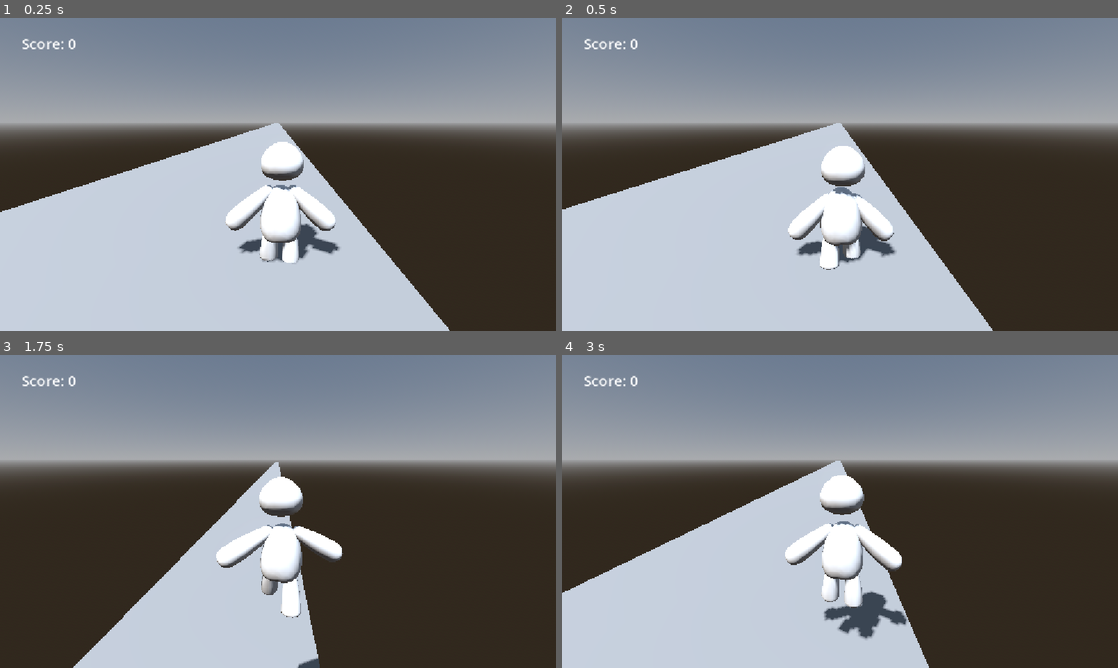
Above: before the commit, frames 1-4 (two rows, left to right).
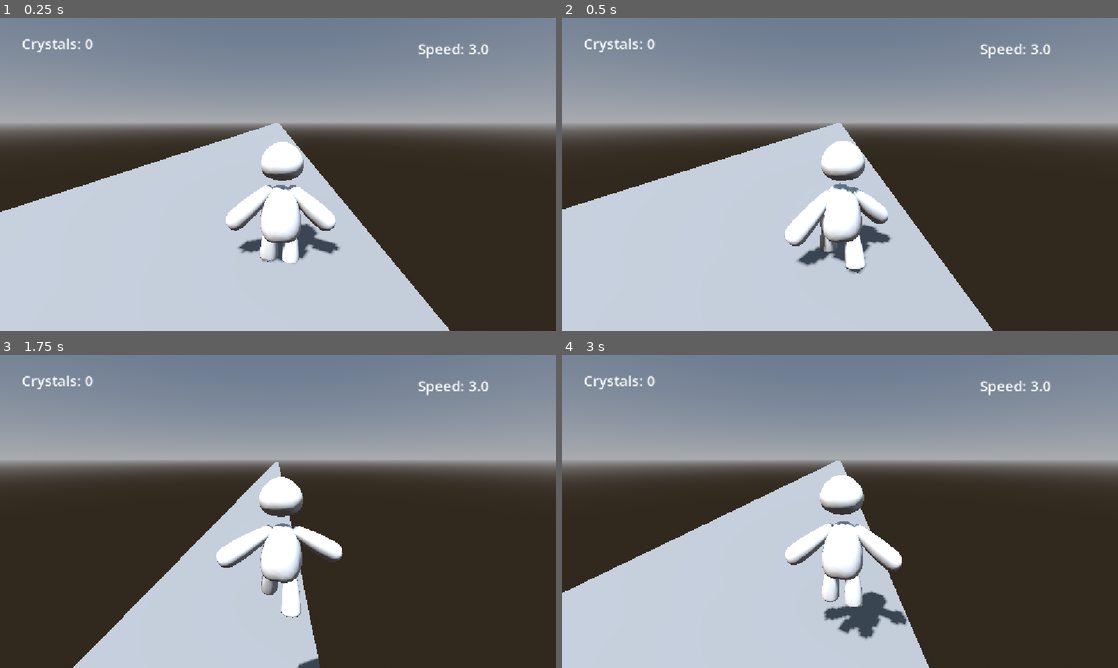
Above: after the commit, the same moments.

Repository: TheAbdullahSaleem/Runner
Game: Godot game, scene res://Scenes/Main.tscn
Same seed, same stepped clock (60 frames per second), same inputs: the game is played once before the commit and once after it.
Inputs (mouse positions are in pixels of both pictures, inside the frame that each line leads up to):
- Up to frame 1 (0.25 s): no input
- Up to frame 2 (0.5 s): no input
- Up to frame 3 (1.75 s): tap Enter at 0.5 s; move the mouse to (400, 495) at 0.52 s; hold Right (right) 0.53-1.28 s; tap Space (jump) at 0.6, 0.77, 1.07, 1.52, 1.55 s; click (400, 495) at 0.67 s; move the mouse to (166, 527) at 1.27 s; hold Down from 1.28 s (still down); tap Alt at 1.35 s
- Up to frame 4 (3 s): tap Space (jump) at 1.82, 2.3, 2.85 s; move the mouse to (895, 442) at 2.02 s; release Down at 2.03 s; hold Right (right) 2.03-2.78 s; tap Shift at 2.1 s; move the mouse to (812, 574) at 2.77 s; hold Up from 2.78 s (still down); click (812, 574) at 2.92 s

The runs differ from the first frame. In frame 1, 0.4% of the frame differs, in the area x 4-88%, y 6-77%; in frame 2, 3.1%, in the area x 4-88%, y 6-82%; in frame 3, 0.4%; in frame 4, 0.4%.

Commit message:
Made the speed powerup sync with animtions and it also shows the speed of player and also made the player faster

Diff:
--- a/Scenes/Main.tscn
+++ b/Scenes/Main.tscn
@@ -2,7 +2,7 @@
 
 [ext_resource type="PackedScene" uid="uid://be8qbmt0fe144" path="res://Scenes/Player.tscn" id="1_r150o"]
 [ext_resource type="Script" uid="uid://cynea2ebogkdg" path="res://Scripts/main.gd" id="1_rgh2o"]
-[ext_resource type="PackedScene" uid="uid://ba4mkhe2f7lma" path="res://Scenes/Score.tscn" id="2_idj7w"]
+[ext_resource type="PackedScene" uid="uid://ba4mkhe2f7lma" path="res://Scenes/ui.tscn" id="2_idj7w"]
 
 [sub_resource type="ProceduralSkyMaterial" id="ProceduralSkyMaterial_rgh2o"]
 sky_horizon_color = Color(0.66224277, 0.6717428, 0.6867428, 1)
--- a/Scenes/Player.tscn
+++ b/Scenes/Player.tscn
@@ -353,6 +353,8 @@
 [sub_resource type="AnimationNodeAnimation" id="AnimationNodeAnimation_miouo"]
 animation = &"falling"
 
+[sub_resource type="AnimationNodeTimeScale" id="AnimationNodeTimeScale_nn08x"]
+
 [sub_resource type="AnimationNodeAnimation" id="AnimationNodeAnimation_1e7my"]
 animation = &"idle"
 
@@ -369,10 +371,11 @@
 [sub_resource type="AnimationNodeBlend2" id="AnimationNodeBlend2_1iu4k"]
 
 [sub_resource type="AnimationNodeBlendTree" id="AnimationNodeBlendTree_y1q5r"]
+graph_offset = Vector2(-751.7019, 210.24872)
 nodes/anim_idle/node = SubResource("AnimationNodeAnimation_1e7my")
 nodes/anim_idle/position = Vector2(-460, 100)
 nodes/anim_runing/node = SubResource("AnimationNodeAnimation_lslt6")
-nodes/anim_runing/position = Vector2(-480, 440)
+nodes/anim_runing/position = Vector2(-720, 380)
 nodes/run/node = SubResource("AnimationNodeBlend2_1iu4k")
 nodes/run/position = Vector2(-300, 200)
 nodes/anim_jump/node = SubResource("AnimationNodeAnimation_arntx")
@@ -383,7 +386,9 @@
 nodes/fall/position = Vector2(65.74059, 239.4085)
 nodes/Animation/node = SubResource("AnimationNodeAnimation_miouo")
 nodes/Animation/position = Vector2(39.917324, 518.29987)
-node_connections = [&"output", 0, &"fall", &"run", 0, &"anim_idle", &"run", 1, &"anim_runing", &"jump", 0, &"run", &"jump", 1, &"anim_jump", &"fall", 0, &"jump", &"fall", 1, &"Animation"]
+nodes/TimeScale/node = SubResource("AnimationNodeTimeScale_nn08x")
+nodes/TimeScale/position = Vector2(-560, 280)
+node_connections = [&"output", 0, &"fall", &"run", 0, &"anim_idle", &"run", 1, &"TimeScale", &"jump", 0, &"run", &"jump", 1, &"anim_jump", &"fall", 0, &"jump", &"fall", 1, &"Animation", &"TimeScale", 0, &"anim_runing"]
 
 [sub_resource type="CapsuleShape3D" id="CapsuleShape3D_nl1qf"]
 radius = 0.5361328
@@ -402,47 +407,47 @@
 bones/0/parent = -1
 bones/0/rest = Transform3D(1, 0, 0, 0, 1, 1.1473162e-09, 0, -1.1473162e-09, 1, 0, 0.6581671, -0.0038433746)
 bones/0/enabled = true
-bones/0/position = Vector3(-0.009858767, 0.70349437, -0.0038433746)
-bones/0/rotation = Quaternion(0.023863018, 0.07823836, -0.004935503, 0.9966368)
-bones/0/scale = Vector3(1, 0.99999994, 1)
+bones/0/position = Vector3(-0.007270337, 0.6581671, -0.0038433746)
+bones/0/rotation = Quaternion(0.027505226, -0.13176328, 0.04194728, 0.99001133)
+bones/0/scale = Vector3(1.0412254, 1.0412256, 1.0412256)
 bones/1/name = "spine.006"
 bones/1/parent = 0
 bones/1/rest = Transform3D(1, 0, 0, 0, 1, -2.2946325e-09, 0, 2.2946325e-09, 1, 0, 1.2290759, -1.2574066e-09)
 bones/1/enabled = true
-bones/1/position = Vector3(-0.00045030657, 1.3027629, -0.0035661156)
-bones/1/rotation = Quaternion(0.00044842524, -0.07337984, 0.003551238, 0.99729764)
+bones/1/position = Vector3(0.021340156, 1.2727181, -0.09582447)
+bones/1/rotation = Quaternion(0.1963583, 0.12767264, -0.057933845, 0.9704571)
 bones/1/scale = Vector3(1, 1, 1)
 bones/2/name = "upper_arm.L"
 bones/2/parent = 0
 bones/2/rest = Transform3D(0.016605081, 0.99985975, 0.002219428, -0.9910465, 0.016752746, -0.13246351, -0.13248213, 1.1021319e-08, 0.9911854, 0.18167722, 1.1173358, -1.5138086e-09)
 bones/2/enabled = true
-bones/2/position = Vector3(0.181059, 1.1322877, -0.00080704223)
-bones/2/rotation = Quaternion(0.06176735, -0.056812122, -0.95369905, 0.28881723)
+bones/2/position = Vector3(0.13542622, 1.2552308, -0.023133207)
+bones/2/rotation = Quaternion(0.04783887, 0.021539161, -0.8578731, 0.5111766)
 bones/2/scale = Vector3(1.0000001, 1, 1)
 bones/3/name = "upper_arm.R"
 bones/3/parent = 0
 bones/3/rest = Transform3D(0.016605081, -0.99985975, -0.002219428, 0.9910465, 0.016752746, -0.13246351, 0.13248213, 1.1021319e-08, 0.9911854, -0.18167722, 1.1173358, -1.5138086e-09)
 bones/3/enabled = true
-bones/3/position = Vector3(-0.18105902, 1.1322876, -0.00080702174)
-bones/3/rotation = Quaternion(0.102302894, -0.07379773, 0.9536389, 0.2732414)
+bones/3/position = Vector3(-0.13542622, 1.2552307, -0.023133209)
+bones/3/rotation = Quaternion(0.04759599, -0.021891195, 0.8548461, 0.5162302)
 bones/3/scale = Vector3(1.0000001, 1, 1)
 bones/4/name = "thigh.L"
 bones/4/parent = 0
 bones/4/rest = Transform3D(0.9999413, 0.009770354, -0.0046835593, 0.009770246, -0.9999523, -4.5759134e-05, -0.004683783, -3.07773e-09, -0.99998903, 0.23308901, 0.20372653, -2.2132225e-09)
 bones/4/enabled = true
-bones/4/position = Vector3(0.22044602, 0.14799444, 0.035744827)
-bones/4/rotation = Quaternion(0.99550736, 0.01199583, 0.0926663, 0.015301399)
+bones/4/position = Vector3(0.24596974, 0.3714514, -0.04169934)
+bones/4/rotation = Quaternion(0.9913989, 0.026155367, 0.10952742, 0.06669318)
 bones/4/scale = Vector3(1, 1, 1)
 bones/5/name = "thigh.R"
 bones/5/parent = 0
 bones/5/rest = Transform3D(0.9999413, -0.009770354, 0.0046835593, -0.009770246, -0.9999523, -4.5759134e-05, 0.004683783, -3.07773e-09, -0.99998903, -0.23308901, 0.20372653, -2.2132225e-09)
 bones/5/enabled = true
-bones/5/position = Vector3(-0.21668804, 0.13967049, -0.033914354)
-bones/5/rotation = Quaternion(0.9953841, -0.0013218794, 0.095006995, 0.013507276)
+bones/5/position = Vector3(-0.23492564, 0.21792677, -0.008547328)
+bones/5/rotation = Quaternion(0.974218, 0.03698693, 0.18462466, 0.12427823)
 bones/5/scale = Vector3(1, 1, 1)
 
 [node name="spine_006" type="BoneAttachment3D" parent="RUN_GUY_V1/metarig/Skeleton3D" unique_id=1195686390]
-transform = Transform3D(0.9999337, 0.0065683643, 0.009457752, -0.0061038025, 0.9988123, -0.048337806, -0.009764016, 0.04827687, 0.9987863, 0.00682202, 2.0048852, 0.053669043)
+transform = Transform3D(1.040742, -0.021964341, 0.022885934, 0.029738825, 0.93698776, -0.45312262, -0.011036426, 0.453566, 0.93718034, -0.07977056, 1.9849062, -0.036632456)
 bone_name = "spine.006"
 bone_idx = 1
 
@@ -463,7 +468,7 @@
 mesh = SubResource("ArrayMesh_imxm3")
 
 [node name="upper_arm_L" type="BoneAttachment3D" parent="RUN_GUY_V1/metarig/Skeleton3D" unique_id=139853623]
-transform = Transform3D(-0.83619934, 0.54839575, 0.005727902, -0.54809755, -0.83601457, 0.025860537, 0.01897043, 0.018485107, 0.9996491, 0.18421634, 1.8333712, 0.020064898)
+transform = Transform3D(-0.36318332, 0.9219296, -0.3198345, -0.9366956, -0.42503962, -0.16153502, -0.2735875, 0.23138183, 0.9776314, 0.016548354, 1.9708362, 0.06678811)
 bone_name = "upper_arm.L"
 bone_idx = 2
 
@@ -472,7 +477,7 @@
 mesh = SubResource("ArrayMesh_qxv10")
 
 [node name="upper_arm_R" type="BoneAttachment3D" parent="RUN_GUY_V1/metarig/Skeleton3D" unique_id=2124875897]
-transform = Transform3D(-0.77601707, -0.5542648, 0.3009787, 0.4991303, -0.8314142, -0.2441703, 0.38557306, -0.039252717, 0.92184204, -0.17345083, 1.8355813, 0.07662269)
+transform = Transform3D(-0.5739203, -0.8452548, -0.20077395, 0.86859876, -0.5534554, -0.15288591, 0.017391197, -0.2517574, 1.0101814, -0.25468507, 1.9494568, -0.007439658)
 bone_name = "upper_arm.R"
 bone_idx = 3
 
@@ -481,7 +486,7 @@
 mesh = SubResource("ArrayMesh_aib7m")
 
 [node name="thigh_L" type="BoneAttachment3D" parent="RUN_GUY_V1/metarig/Skeleton3D" unique_id=2057578435]
-transform = Transform3D(0.9994964, 0.012317859, 0.029243812, 0.011790189, -0.99976575, 0.018148078, 0.02946049, -0.01779415, -0.99940753, 0.21545227, 0.84823966, 0.0039176885)
+transform = Transform3D(0.9122269, 0.09321879, 0.49325722, 0.13121732, -1.0318238, -0.047672197, 0.48453528, 0.10392734, -0.9157377, 0.21534607, 1.0652454, 0.038508315)
 bone_name = "thigh.L"
 bone_idx = 4
 
@@ -490,7 +495,7 @@
 mesh = SubResource("ArrayMesh_un5om")
 
 [node name="thigh_R" type="BoneAttachment3D" parent="RUN_GUY_V1/metarig/Skeleton3D" unique_id=552591662]
-transform = Transform3D(0.99933064, -0.014553011, 0.033561558, -0.015202688, -0.9997003, 0.019184515, 0.03327228, -0.0196819, -0.9992525, -0.22726884, 0.845961, 0.003075365)
+transform = Transform3D(0.82492626, 0.048204914, 0.63350075, 0.17162523, -1.0165334, -0.14613445, 0.6117122, 0.22019717, -0.8133094, -0.26071626, 0.86597574, -0.066953056)
 bone_name = "thigh.R"
 bone_idx = 5
 
@@ -499,7 +504,7 @@
 mesh = SubResource("ArrayMesh_f1rcx")
 
 [node name="spine" type="BoneAttachment3D" parent="RUN_GUY_V1/metarig/Skeleton3D" unique_id=1680865841]
-transform = Transform3D(0.9877088, 0.013571814, 0.1557149, -0.0061038015, 0.9988123, -0.048337813, -0.15618601, 0.04679323, 0.98661864, -0.009858767, 0.70349437, -0.0038433746)
+transform = Transform3D(1.0014066, -0.09402778, -0.26924708, 0.078933425, 1.0359858, -0.06821609, 0.27405238, 0.04519621, 1.0034956, -0.007270337, 0.6581671, -0.0038433746)
 bone_name = "spine"
 bone_idx = 0
 
@@ -516,6 +521,7 @@
 parameters/run/blend_amount = 1.0
 parameters/jump/blend_amount = 0.0
 parameters/fall/blend_amount = 1.0
+parameters/TimeScale/scale = 1.5
 
 [node name="CollisionShape3D" type="CollisionShape3D" parent="." unique_id=741778039]
 transform = Transform3D(1, 0, 0, 0, 1, 0, 0, 0, 1, 0, 1.087194, 0)
--- a/Scenes/Score.tscn
+++ b/Scenes/ui.tscn
@@ -1,9 +1,9 @@
 [gd_scene format=3 uid="uid://ba4mkhe2f7lma"]
 
-[ext_resource type="Script" uid="uid://bw8gr812ghuex" path="res://Scripts/score.gd" id="1_5hcfu"]
+[ext_resource type="Script" uid="uid://bw8gr812ghuex" path="res://Scripts/ui.gd" id="1_jxero"]
 
-[node name="Score" type="CanvasLayer" unique_id=1095941771]
-script = ExtResource("1_5hcfu")
+[node name="ui" type="CanvasLayer" unique_id=1095941771]
+script = ExtResource("1_jxero")
 
 [node name="Control" type="Control" parent="." unique_id=996633787]
 layout_mode = 3
@@ -26,3 +26,17 @@
 horizontal_alignment = 1
 vertical_alignment = 1
 metadata/_edit_use_anchors_ = true
+
+[node name="Label2" type="Label" parent="Control" unique_id=1360835449]
+layout_mode = 1
+anchors_preset = -1
+anchor_left = 0.7517361
+anchor_top = 0.06481481
+anchor_right = 0.7517361
+anchor_bottom = 0.094135806
+offset_right = 40.0
+offset_bottom = 23.0
+theme_override_font_sizes/font_size = 30
+horizontal_alignment = 1
+vertical_alignment = 1
+metadata/_edit_use_anchors_ = true
--- a/Scripts/Player.gd
+++ b/Scripts/Player.gd
@@ -8,6 +8,7 @@
 var jump_val = 0
 var fall_val = 0
 var blend_speed = 5
+
 @export var speed : int = 3
 @export var boosted_speed : int = 5
 
@@ -34,8 +35,8 @@
 	anim_tree["parameters/run/blend_amount"] = run_val
 	anim_tree["parameters/jump/blend_amount"] = jump_val
 	anim_tree["parameters/fall/blend_amount"] = fall_val
-
 func _physics_process(delta: float) -> void:
+	Globals.player_speed = velocity.z
 	if is_on_floor():
 		current_anim = RUN
 	var target_x = (cur_lane - 1.5) * lane_width
@@ -57,10 +58,11 @@
 		current_anim =IDLE
 	if Globals.speed_powerup:
 		velocity.z = boosted_speed
+		anim_tree.set("parameters/TimeScale/scale",2)
 		Globals.speed_powerup_timer -= delta
 
 	if Globals.speed_powerup_timer <= 0.2:
 		Globals.speed_powerup = false
+		anim_tree.set("parameters/TimeScale/scale",1.5)
 		velocity.z = speed
-
 	move_and_slide()
--- a/Scripts/globals.gd
+++ b/Scripts/globals.gd
@@ -2,6 +2,7 @@
 var crystals = 0
 var speed_powerup : bool = false
 var speed_powerup_timer := 0.0
+var player_speed : float
 @export var boost_durtion : float = 30.0
 
 # Called when the node enters the scene tree for the first time.
--- a/Scripts/score.gd
+++ b/Scripts/ui.gd
@@ -1,5 +1,6 @@
 extends CanvasLayer
 @onready var label: Label = $Control/Label
+@onready var label_2: Label = $Control/Label2
 
 
 # Called when the node enters the scene tree for the first time.
@@ -9,4 +10,5 @@
 
 # Called every frame. 'delta' is the elapsed time since the previous frame.
 func _process(delta: float) -> void:
-	label.text = "Score: " + str(Globals.crystals)
+	label.text = "Crystals: " + str(Globals.crystals)
+	label_2.text = "Speed: " + str(Globals.player_speed)
Renamed: Scripts/score.gd.uid -> Scripts/ui.gd.uid
